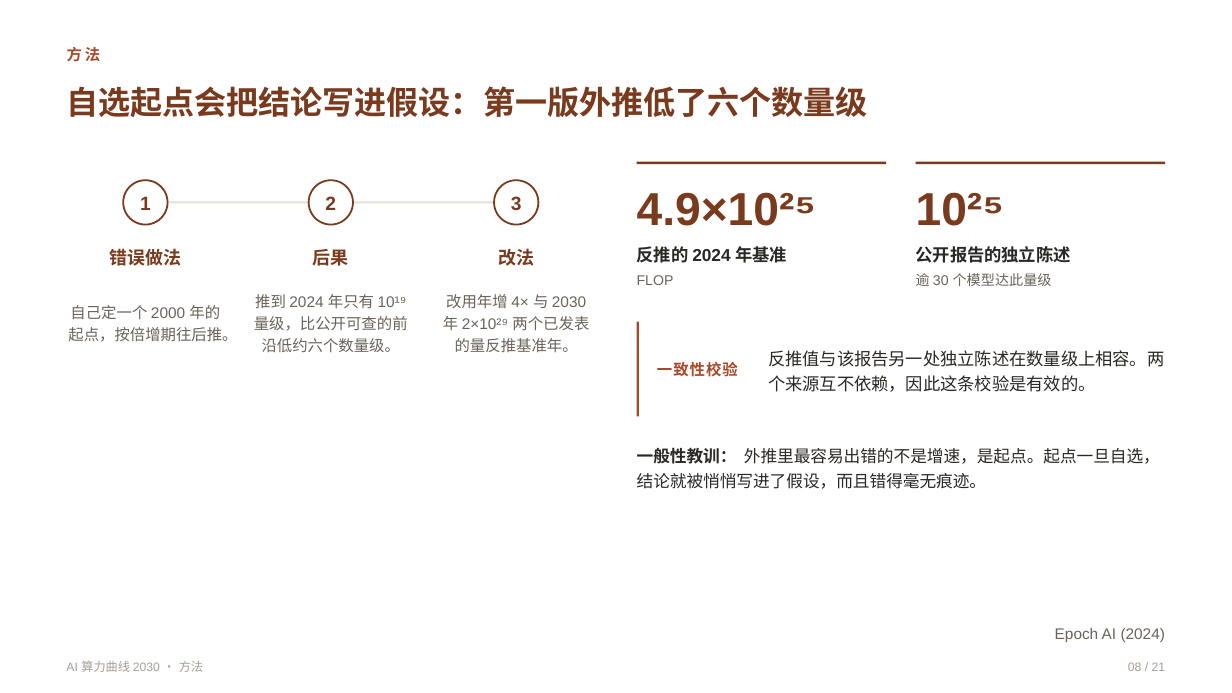
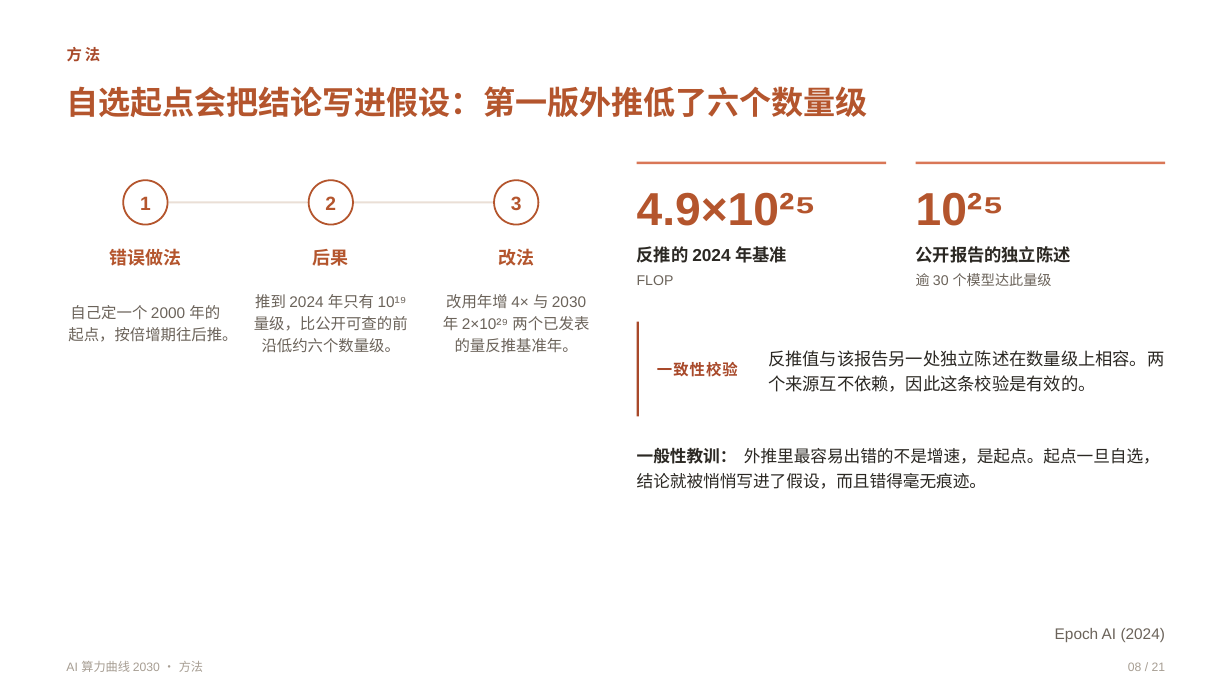
Before and after one commit to qingguang0309/academic-skills, a slide deck: slide 8 of examples/ai-2030-slides/ai2030_talk.pptx. Drawn at 1232x693 pixels with LibreOffice and Linux fonts; fonts in the diff are those of the drawing. Boxes give left, top, right and bottom in pixels: in the first picture for what was removed or moved away, otherwise in the second. Text is boxed around its words. In the diff, an @@ line names an element or a change of style, - is before the commit and + after.

```diff
--- a/examples/ai-2030-slides/ai2030_talk.pptx
+++ b/examples/ai-2030-slides/ai2030_talk.pptx
@@ rectangle at bbox=[637, 162, 886, 165]: fill #7A3A1D to #D97757 @@
@@ text colour #7A3A1D to #B4552D in 9 elements at bbox=[67, 86, 868, 117], bbox=[140, 196, 151, 210], bbox=[109, 248, 181, 266], bbox=[325, 196, 336, 210], bbox=[313, 249, 349, 266], bbox=[511, 196, 522, 210], bbox=[498, 248, 534, 266], bbox=[637, 192, 817, 226], bbox=[916, 192, 1004, 226] @@
@@ rectangle at bbox=[916, 162, 1165, 165]: fill #7A3A1D to #D97757 @@
@@ rectangle at bbox=[145, 201, 516, 203]: fill #E4E0D3 to #EADFD6 @@
@@ outline #7A3A1D 1.4 pt to #B4552D 1.4 pt in 3 elements at bbox=[123, 180, 167, 225], bbox=[309, 180, 353, 225], bbox=[494, 180, 539, 225] @@
```
Also in this commit, not shown: 20 other slides changed, 8 other files.
